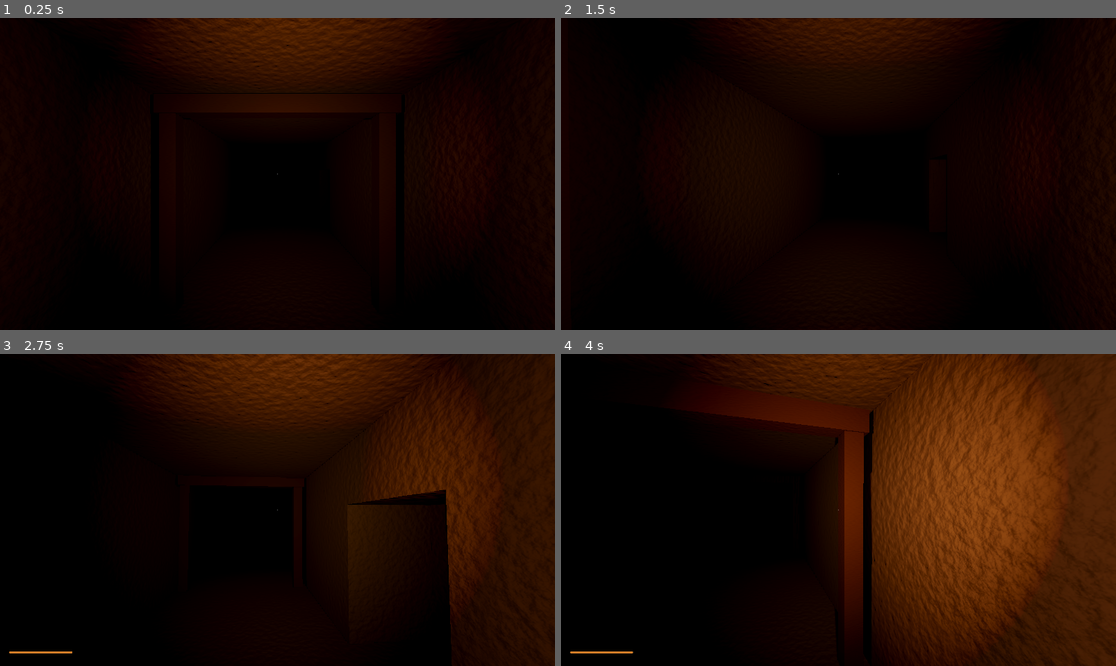
Above: before the commit, frames 1-4 (two rows, left to right).
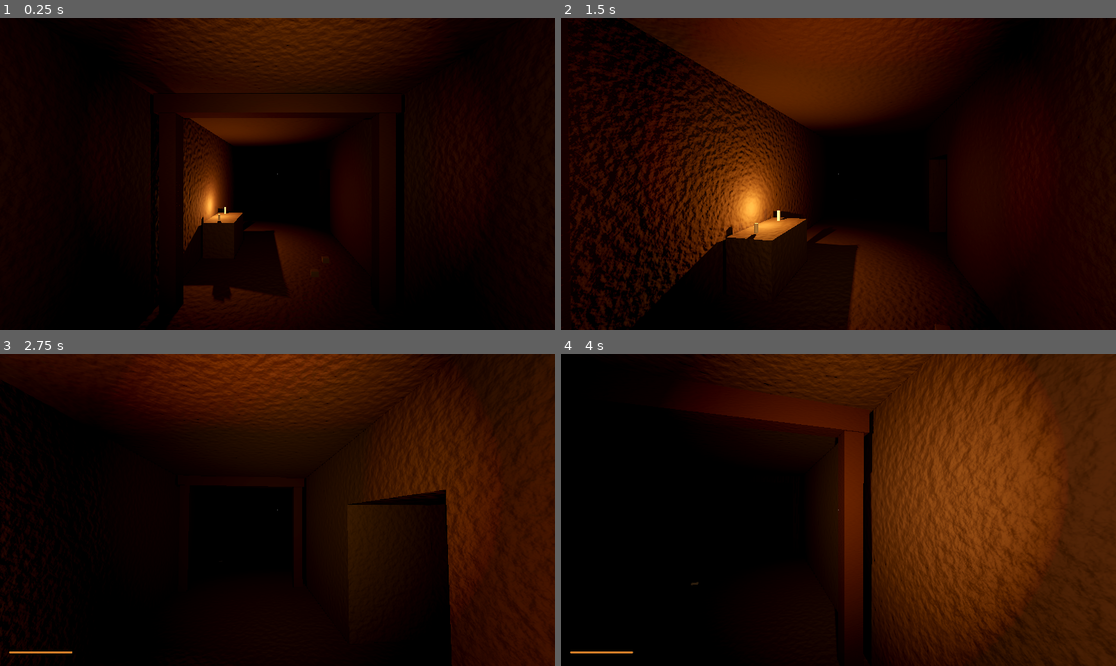
Above: after the commit, the same moments.

Repository: mateomerino14/socavon
Game: Godot game, scene res://src/world/test_tunnel/test_tunnel.tscn
Two runs of this game, one before a commit and one after it. Both use one fixed random seed, a clock stepped at 60 frames per second and the inputs below.
Inputs (mouse positions are in pixels of both pictures, inside the frame that each line leads up to):
- Up to frame 1 (0.25 s): no input
- Up to frame 2 (1.5 s): tap Enter at 0.5 s; move the mouse to (866, 174) at 0.52 s; hold E (interact) 0.53-1.28 s; hold W (move_forward) from 0.53 s (still down); move the mouse to (810, 174) at 1.27 s; tap Ctrl (crouch) at 1.35 s
- Up to frame 3 (2.75 s): keep holding W (move_forward); tap E (interact) at 1.55 s; move the mouse to (288, 503) at 2.02 s; hold E (interact) from 2.03 s (still down)
- Up to frame 4 (4 s): keep holding W (move_forward); move the mouse to (832, 516) at 2.77 s; release E (interact) at 2.78 s; tap Mouse wheel down (lamp_decrease) at 2.85 s; tap E (interact) at 3.05, 3.8 s; tap Space at 3.5 s; move the mouse to (877, 513) at 3.52 s; hold Mouse wheel up (lamp_increase) from 3.53 s (still down)

The runs differ from the first frame. In frame 1, 6.3% of the frame differs, in the area x 27-63%, y 22-100%; in frame 2, 30%, in the area x 1-84%, y 0-100%; in frame 3, 4.6%; in frame 4, less than 0.1%.

Commit message:
feat: Agrega el altar del Tío que recibe ofrendas, sube el respeto y guarda la partida

Diff:
--- a/project.godot
+++ b/project.godot
@@ -20,6 +20,7 @@
 [autoload]
 
 EventBus="*res://src/core/event_bus.gd"
+GameState="*res://src/core/game_state.gd"
 
 [debug]
 
--- /dev/null
+++ b/src/core/game_state.gd
@@ -0,0 +1,39 @@
+extends Node
+## Estado de la partida (autoload "GameState"): respeto del Tío y último punto de guardado.
+
+signal respect_changed(value: float)
+signal checkpoint_saved(checkpoint: Transform3D)
+
+const MIN_RESPECT := 0.0
+const MAX_RESPECT := 100.0
+const STARTING_RESPECT := 50.0
+
+var respect := STARTING_RESPECT
+var checkpoint := Transform3D.IDENTITY
+var has_checkpoint := false
+
+
+## Suma o resta respeto dentro de sus límites.
+func add_respect(amount: float) -> void:
+	respect = clampf(respect + amount, MIN_RESPECT, MAX_RESPECT)
+	respect_changed.emit(respect)
+
+
+## Devuelve el respeto como proporción de 0 a 1.
+func get_respect_ratio() -> float:
+	return (respect - MIN_RESPECT) / (MAX_RESPECT - MIN_RESPECT)
+
+
+## Guarda el lugar donde reaparecerá el jugador.
+func save_checkpoint(new_checkpoint: Transform3D) -> void:
+	checkpoint = new_checkpoint
+	has_checkpoint = true
+	checkpoint_saved.emit(checkpoint)
+
+
+## Vuelve al estado de una partida nueva.
+func reset() -> void:
+	respect = STARTING_RESPECT
+	checkpoint = Transform3D.IDENTITY
+	has_checkpoint = false
+	respect_changed.emit(respect)
--- /dev/null
+++ b/src/world/altar/altar.gd
@@ -0,0 +1,59 @@
+class_name Altar
+extends Node3D
+## Altar del Tío: recibe ofrendas, sube el respeto y guarda el punto de reaparición.
+
+const ASK_PERMISSION_PROMPT := "Pedir permiso al Tío"
+const OFFER_PROMPT := "Ofrendar %s"
+const SAVED_NOTICE := "Pediste permiso. Partida guardada"
+const OFFERING_NOTICE := "El Tío recibe tu %s. Partida guardada"
+const CANDLE_FLICKER_SPEED := 5.0
+const CANDLE_FLICKER_STRENGTH := 0.25
+
+var _candle_noise := FastNoiseLite.new()
+var _time := 0.0
+var _candle_energy := 0.0
+
+@onready var _interactable: Interactable = $Interactable
+@onready var _respawn_point: Marker3D = $RespawnPoint
+@onready var _candle_light: OmniLight3D = $CandleLight
+
+
+## Conecta la interacción y prepara el parpadeo de las velas.
+func _ready() -> void:
+	_interactable.set_prompt_builder(_build_prompt)
+	_interactable.interacted.connect(_on_interacted)
+	_candle_noise.seed = randi()
+	_candle_energy = _candle_light.light_energy
+
+
+## Hace temblar la luz de las velas.
+func _process(delta: float) -> void:
+	_time += delta
+	var noise := _candle_noise.get_noise_1d(_time * CANDLE_FLICKER_SPEED)
+	_candle_light.light_energy = _candle_energy * (1.0 + noise * CANDLE_FLICKER_STRENGTH)
+
+
+## Devuelve dónde reaparece el jugador al morir tras usar este altar.
+func get_respawn_transform() -> Transform3D:
+	return _respawn_point.global_transform
+
+
+## Arma el texto según si el jugador lleva una ofrenda.
+func _build_prompt(player: Player) -> String:
+	var offering := player.inventory.first_offering()
+	if offering == ItemCatalog.Type.NONE:
+		return ASK_PERMISSION_PROMPT
+	return OFFER_PROMPT % ItemCatalog.display_name(offering)
+
+
+## Toma una ofrenda si hay, sube el respeto y guarda la partida.
+func _on_interacted(player: Player) -> void:
+	var notice := SAVED_NOTICE
+	var offering := player.inventory.first_offering()
+	if offering != ItemCatalog.Type.NONE:
+		player.inventory.remove(offering)
+		GameState.add_respect(ItemCatalog.OFFERING_RESPECT[offering])
+		EventBus.offering_made.emit(global_position, offering)
+		notice = OFFERING_NOTICE % ItemCatalog.display_name(offering)
+	GameState.save_checkpoint(get_respawn_transform())
+	EventBus.notice_requested.emit(notice)
--- /dev/null
+++ b/src/world/altar/altar.tscn
@@ -0,0 +1,64 @@
+[gd_scene format=3]
+
+[ext_resource type="Script" path="res://src/world/altar/altar.gd" id="1_altar"]
+[ext_resource type="Script" path="res://src/items/interactable.gd" id="2_interactable"]
+[ext_resource type="Material" path="res://src/world/materials/rock.tres" id="3_rock"]
+
+[sub_resource type="StandardMaterial3D" id="StandardMaterial3D_wax"]
+albedo_color = Color(0.92, 0.88, 0.76, 1)
+emission_enabled = true
+emission = Color(1, 0.6, 0.25, 1)
+emission_energy_multiplier = 0.15
+
+[sub_resource type="StandardMaterial3D" id="StandardMaterial3D_streamer"]
+albedo_color = Color(0.85, 0.2, 0.25, 1)
+
+[sub_resource type="BoxShape3D" id="BoxShape3D_altar"]
+size = Vector3(1.3, 2.0, 0.9)
+
+[node name="Altar" type="Node3D"]
+script = ExtResource("1_altar")
+
+[node name="Slab" type="CSGBox3D" parent="."]
+transform = Transform3D(1, 0, 0, 0, 1, 0, 0, 0, 1, 0, 0.35, 0)
+use_collision = true
+size = Vector3(1.1, 0.7, 0.6)
+material = ExtResource("3_rock")
+
+[node name="Streamer" type="CSGBox3D" parent="."]
+transform = Transform3D(1, 0, 0, 0, 1, 0, 0, 0, 1, 0, 0.62, 0.305)
+size = Vector3(1.05, 0.06, 0.01)
+material = SubResource("StandardMaterial3D_streamer")
+
+[node name="CandleLeft" type="CSGCylinder3D" parent="."]
+transform = Transform3D(1, 0, 0, 0, 1, 0, 0, 0, 1, -0.35, 0.78, 0.1)
+radius = 0.025
+height = 0.16
+material = SubResource("StandardMaterial3D_wax")
+
+[node name="CandleRight" type="CSGCylinder3D" parent="."]
+transform = Transform3D(1, 0, 0, 0, 1, 0, 0, 0, 1, 0.32, 0.76, 0.05)
+radius = 0.025
+height = 0.12
+material = SubResource("StandardMaterial3D_wax")
+
+[node name="CandleLight" type="OmniLight3D" parent="."]
+transform = Transform3D(1, 0, 0, 0, 1, 0, 0, 0, 1, 0, 0.95, 0.15)
+light_color = Color(1, 0.62, 0.3, 1)
+light_energy = 0.8
+shadow_enabled = true
+omni_range = 3.5
+omni_attenuation = 1.6
+
+[node name="Interactable" type="Area3D" parent="."]
+collision_layer = 4
+collision_mask = 0
+monitoring = false
+script = ExtResource("2_interactable")
+
+[node name="CollisionShape3D" type="CollisionShape3D" parent="Interactable"]
+transform = Transform3D(1, 0, 0, 0, 1, 0, 0, 0, 1, 0, 1.0, 0.1)
+shape = SubResource("BoxShape3D_altar")
+
+[node name="RespawnPoint" type="Marker3D" parent="."]
+transform = Transform3D(1, 0, 0, 0, 1, 0, 0, 0, 1, 0, 0.05, 1.3)
--- /dev/null
+++ b/src/world/test_tunnel/test_tunnel.gd
@@ -0,0 +1,10 @@
+extends Node3D
+## Túnel de prueba: arranca una partida nueva y guarda el inicio del jugador.
+
+@onready var _player: Player = $Player
+
+
+## Reinicia el estado de la partida y guarda la posición inicial.
+func _ready() -> void:
+	GameState.reset()
+	GameState.save_checkpoint(_player.global_transform)
--- a/src/world/test_tunnel/test_tunnel.tscn
+++ b/src/world/test_tunnel/test_tunnel.tscn
@@ -4,6 +4,9 @@
 [ext_resource type="PackedScene" path="res://src/world/props/timber_frame.tscn" id="2_frame"]
 [ext_resource type="PackedScene" path="res://src/player/player.tscn" id="3_player"]
 [ext_resource type="PackedScene" path="res://src/ui/hud/hud.tscn" id="4_hud"]
+[ext_resource type="Script" path="res://src/world/test_tunnel/test_tunnel.gd" id="5_level"]
+[ext_resource type="PackedScene" path="res://src/world/altar/altar.tscn" id="6_altar"]
+[ext_resource type="PackedScene" path="res://src/items/pickup.tscn" id="7_pickup"]
 
 [sub_resource type="Environment" id="Environment_mine"]
 background_mode = 1
@@ -19,6 +22,7 @@
 fog_density = 0.035
 
 [node name="TestTunnel" type="Node3D"]
+script = ExtResource("5_level")
 
 [node name="WorldEnvironment" type="WorldEnvironment" parent="."]
 environment = SubResource("Environment_mine")
@@ -81,8 +85,46 @@
 [node name="ChamberLight" type="OmniLight3D" parent="."]
 transform = Transform3D(1, 0, 0, 0, 1, 0, 0, 0, 1, 19, 2.6, -18)
 light_color = Color(0.45, 0.55, 0.75, 1)
-light_energy = 0.6
+light_energy = 0.35
 omni_range = 6.0
+
+[node name="Altars" type="Node3D" parent="."]
+
+[node name="EntryAltar" parent="Altars" instance=ExtResource("6_altar")]
+transform = Transform3D(0, 0, -1, 0, 1, 0, 1, 0, 0, -1.15, 0, -4)
+
+[node name="ChamberAltar" parent="Altars" instance=ExtResource("6_altar")]
+transform = Transform3D(0, 0, 1, 0, 1, 0, -1, 0, 0, 21.6, 0, -18)
+
+[node name="Pickups" type="Node3D" parent="."]
+
+[node name="Stone1" parent="Pickups" instance=ExtResource("7_pickup")]
+transform = Transform3D(1, 0, 0, 0, 1, 0, 0, 0, 1, 0.6, 0, -2.8)
+item_type = 5
+
+[node name="Stone2" parent="Pickups" instance=ExtResource("7_pickup")]
+transform = Transform3D(1, 0, 0, 0, 1, 0, 0, 0, 1, 0.9, 0, -3.3)
+item_type = 5
+
+[node name="Coca" parent="Pickups" instance=ExtResource("7_pickup")]
+transform = Transform3D(1, 0, 0, 0, 1, 0, 0, 0, 1, 2.0, 0, -6)
+item_type = 2
+
+[node name="Cigarette" parent="Pickups" instance=ExtResource("7_pickup")]
+transform = Transform3D(1, 0, 0, 0, 1, 0, 0, 0, 1, -1.0, 0, -12)
+item_type = 4
+
+[node name="Carbide" parent="Pickups" instance=ExtResource("7_pickup")]
+transform = Transform3D(1, 0, 0, 0, 1, 0, 0, 0, 1, 6, 0, -17)
+item_type = 1
+
+[node name="Stone3" parent="Pickups" instance=ExtResource("7_pickup")]
+transform = Transform3D(1, 0, 0, 0, 1, 0, 0, 0, 1, 10, 0, -17.2)
+item_type = 5
+
+[node name="Alcohol" parent="Pickups" instance=ExtResource("7_pickup")]
+transform = Transform3D(1, 0, 0, 0, 1, 0, 0, 0, 1, 18, 0, -20.2)
+item_type = 3
 
 [node name="Player" parent="." instance=ExtResource("3_player")]
 transform = Transform3D(1, 0, 0, 0, 1, 0, 0, 0, 1, 0, 0.05, 0.5)
Not shown, added: src/core/game_state.gd.uid
Not shown, added: src/world/altar/altar.gd.uid
Not shown, added: src/world/test_tunnel/test_tunnel.gd.uid
